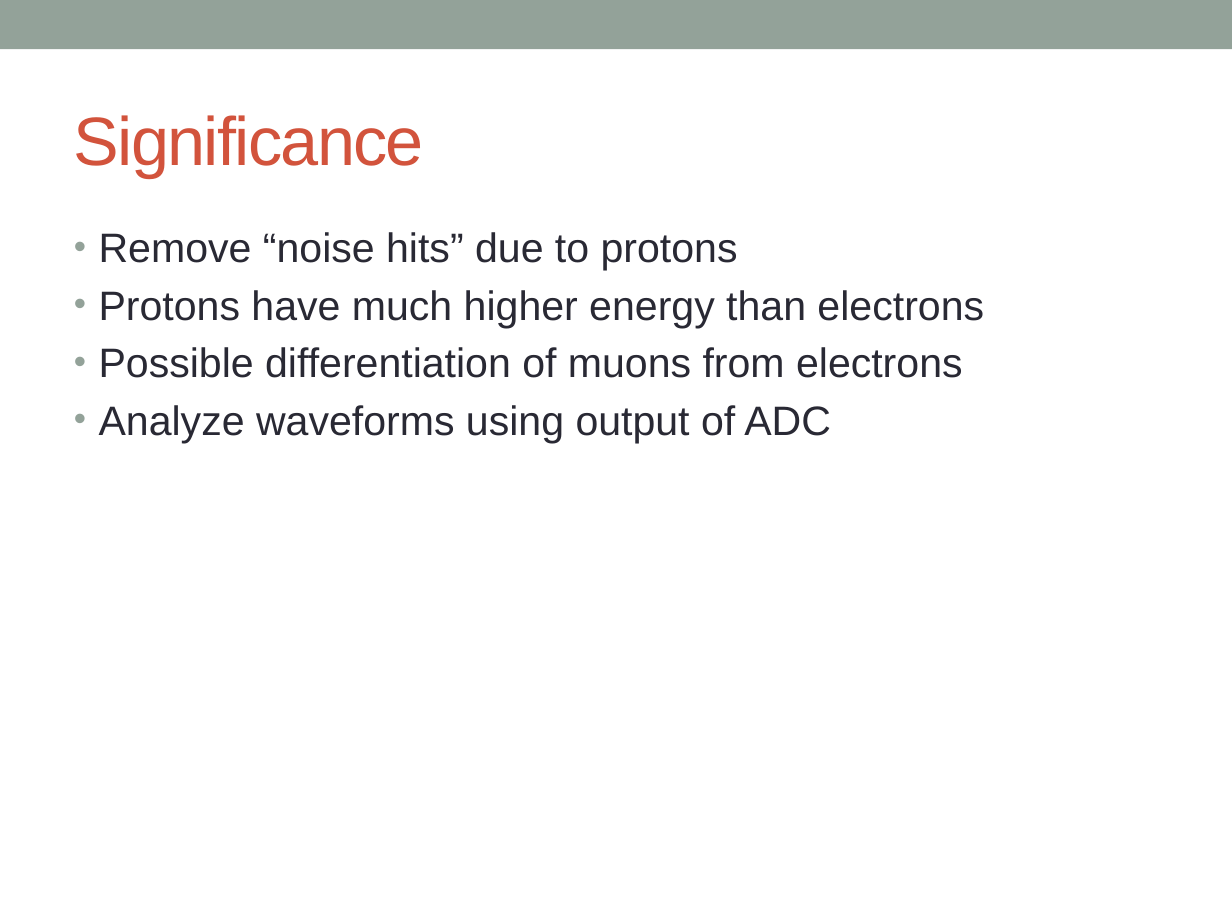
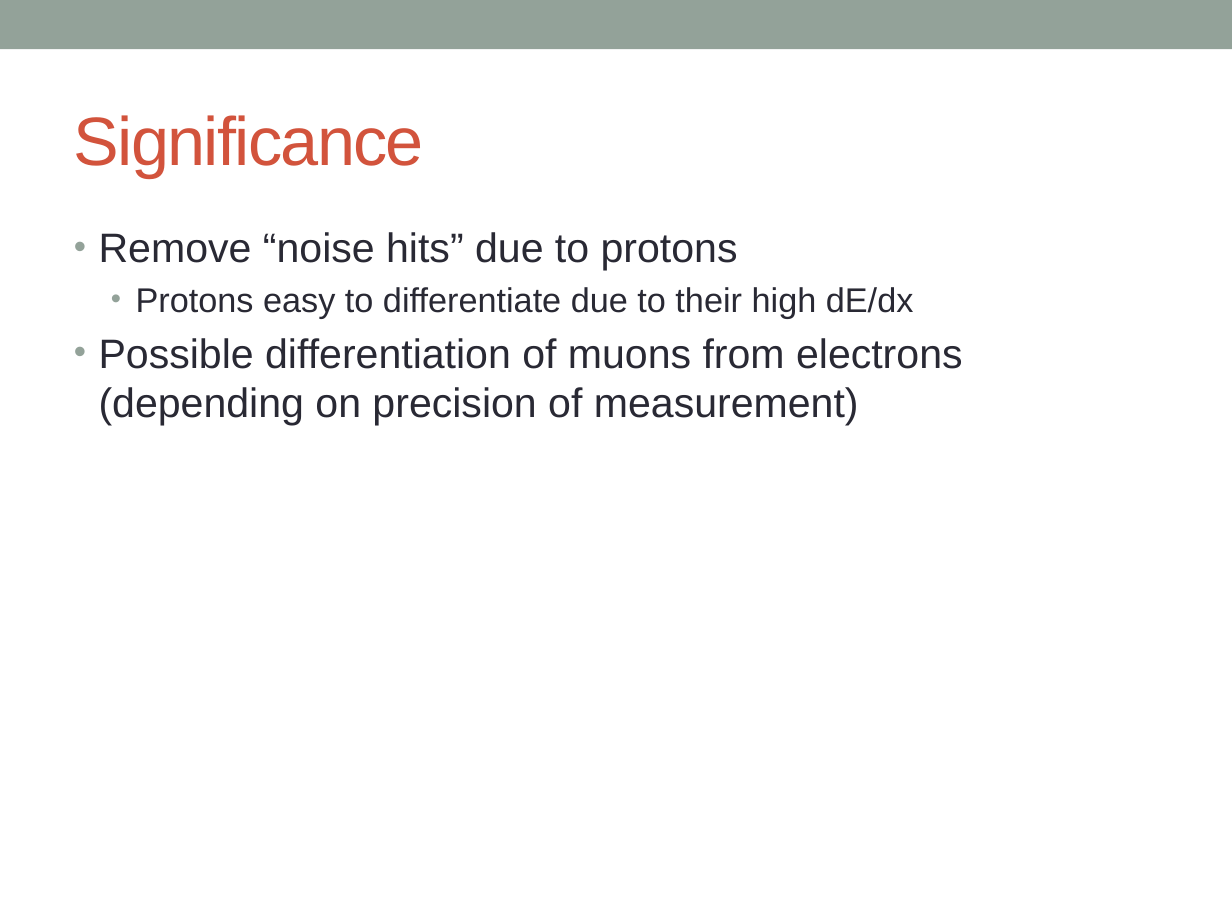
Before and after one commit to sethhirsh/Mu2e, a slide deck: slide 3 of Presentation2.pptx. Drawn at 1232x924 pixels with LibreOffice and Linux fonts; fonts in the diff are those of the drawing. Boxes give left, top, right and bottom in pixels: in the first picture for what was removed or moved away, otherwise in the second. Text is boxed around its words. In the diff, an @@ line names an element or a change of style, - is before the commit and + after.

```diff
--- a/Presentation2.pptx
+++ b/Presentation2.pptx
@@ text at (99, 287, 963, 425): text changed @@
-• Protons have much higher energy than electrons
-• Possible differentiation of muons from electrons
-• Analyze waveforms using output of ADC
+  • Protons easy to differentiate due to their high dE/dx
+• Possible differentiation of muons from electrons (depending on precision of measurement)
```
Also in this commit, not shown: 7 other slides changed, 1 slide added, 21 other files.
